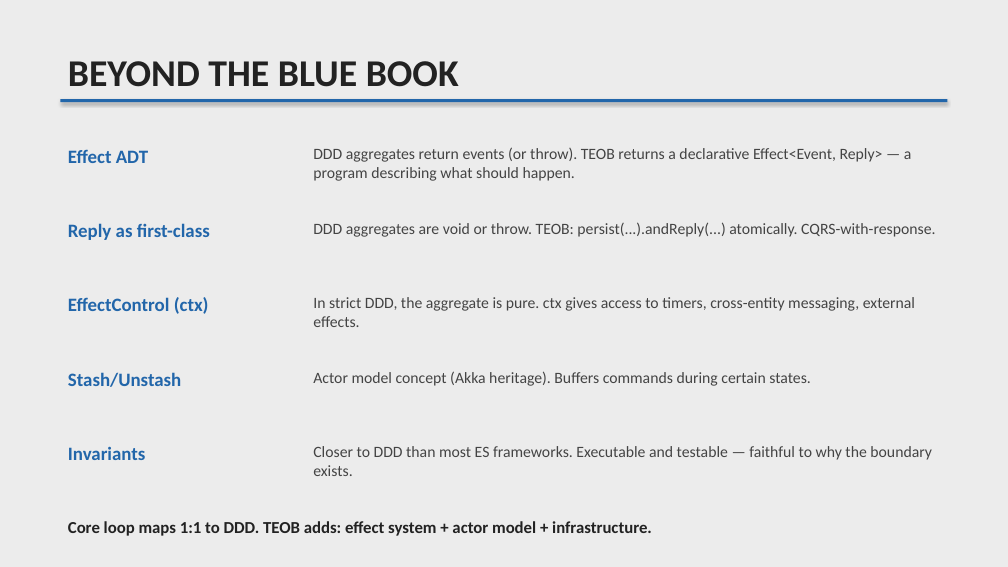
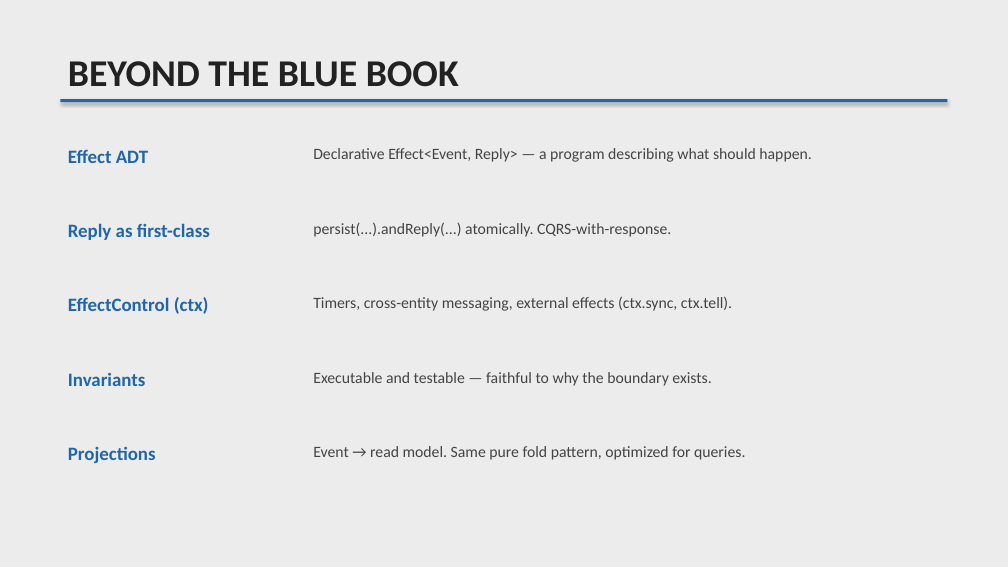
Before and after one commit to lambda-house/teob-ts-workshop-gift-card, a slide deck: slide 12 of slides/DDD-Workshop-Slides.pptx. Drawn at 1008x567 pixels with LibreOffice and Linux fonts; fonts in the diff are those of the drawing. Boxes give left, top, right and bottom in pixels: in the first picture for what was removed or moved away, otherwise in the second. Text is boxed around its words. In the diff, an @@ line names an element or a change of style, - is before the commit and + after.

```diff
--- a/slides/DDD-Workshop-Slides.pptx
+++ b/slides/DDD-Workshop-Slides.pptx
@@ text at box(313, 148, 811, 162): text changed @@
-DDD aggregates return events (or throw). TEOB returns a declarative Effect<Event, Reply> — a program describing what should happen.
+Declarative Effect<Event, Reply> — a program describing what should happen.
@@ text at box(313, 222, 671, 237): text changed @@
-DDD aggregates are void or throw. TEOB: persist(...).andReply(...) atomically. CQRS-with-response.
+persist(...).andReply(...) atomically. CQRS-with-response.
@@ text at box(313, 296, 732, 311): text changed @@
-In strict DDD, the aggregate is pure. ctx gives access to timers, cross-entity messaging, external effects.
+Timers, cross-entity messaging, external effects (ctx.sync, ctx.tell).
@@ text "Invariants": place and size @@
-text "Invariants" at box(68, 446, 146, 460)
+text "Invariants" at box(68, 372, 146, 386)
@@ text removed at box(68, 372, 181, 387) @@
-Stash/Unstash
@@ text at box(313, 372, 711, 386): text changed @@
-Actor model concept (Akka heritage). Buffers commands during certain states.
+Executable and testable — faithful to why the boundary exists.
@@ text added at box(68, 446, 156, 463), 18 pt, text #2266AA, bold @@
+Projections
@@ text at box(313, 446, 745, 460): text changed @@
-Closer to DDD than most ES frameworks. Executable and testable — faithful to why the boundary exists.
+Event → read model. Same pure fold pattern, optimized for queries.
@@ text removed at box(68, 521, 652, 536) @@
-Core loop maps 1:1 to DDD. TEOB adds: effect system + actor model + infrastructure.
```
Also in this commit, not shown: 15 other slides changed, 6 slides added, 6 slides removed, 2 other files.
